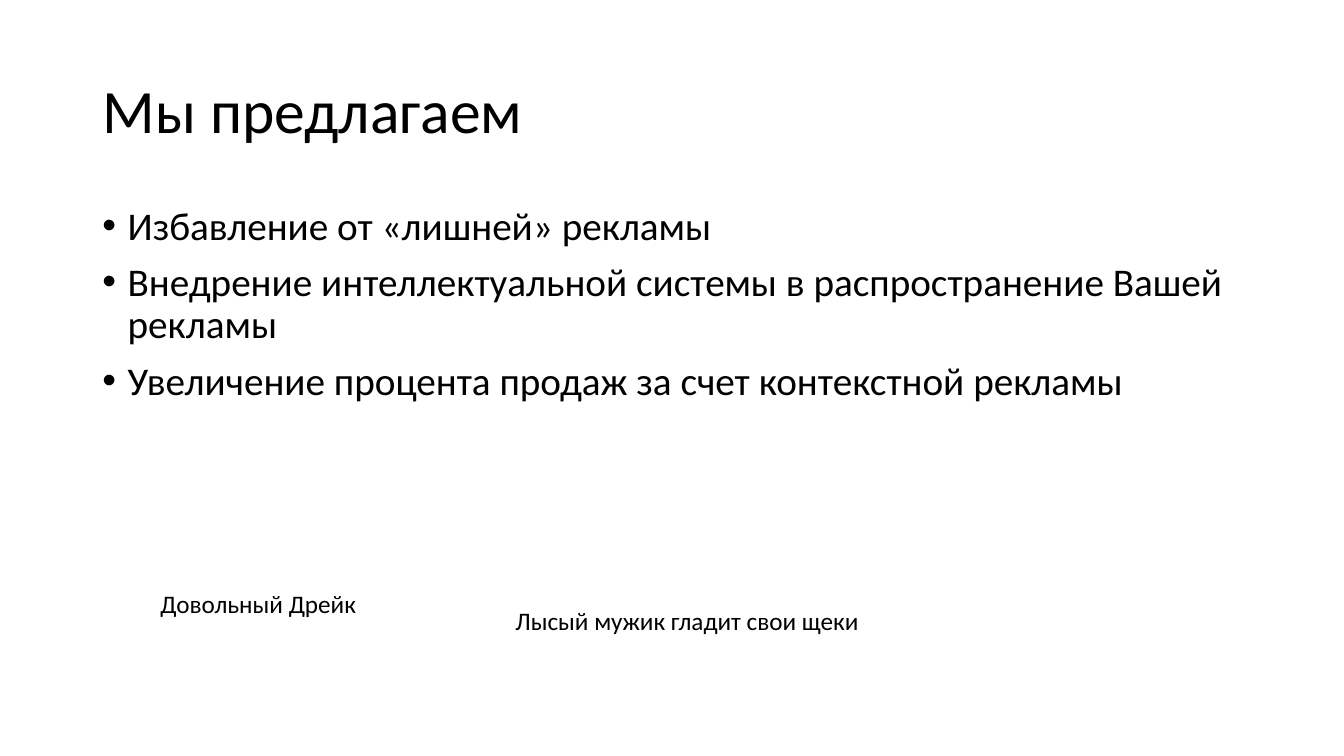
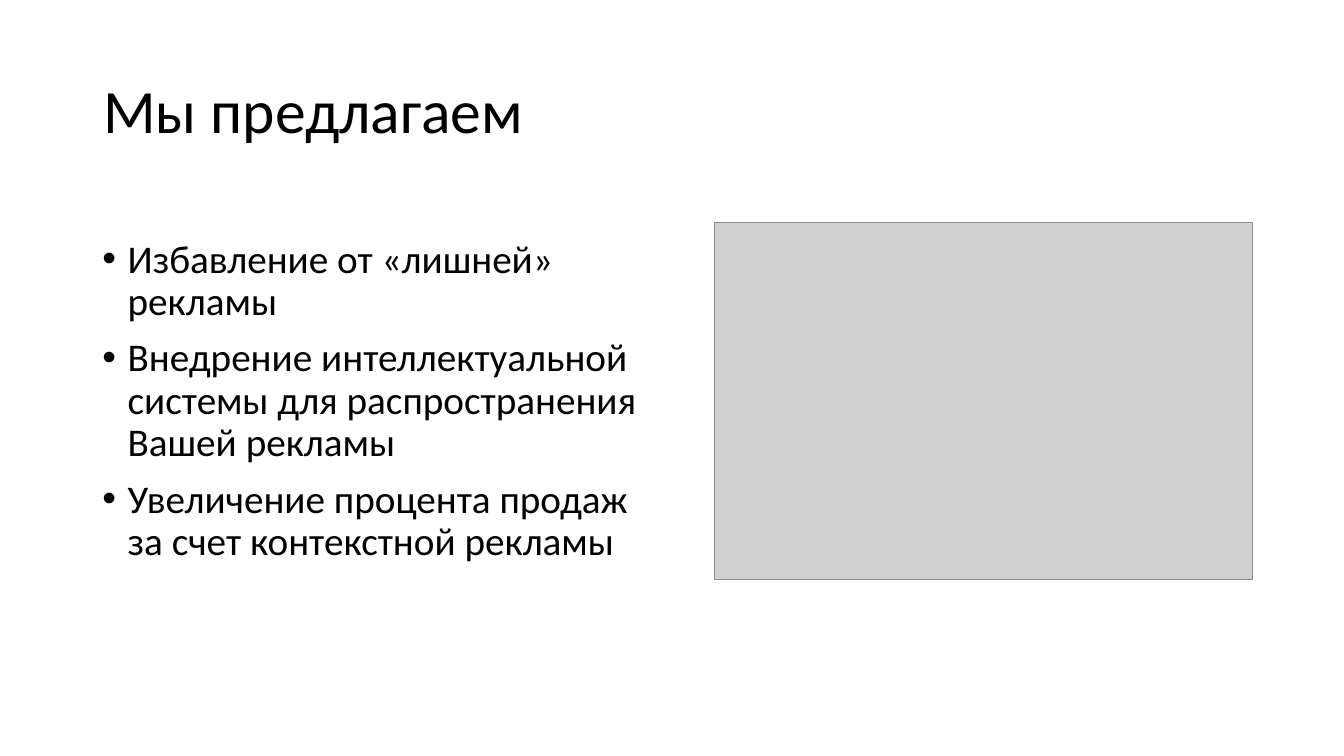
Before and after one commit to vadikko2/Hack_university, a slide deck: slide 3 of Hack_present.pptx. Drawn at 1344x756 pixels with LibreOffice and Linux fonts; fonts in the diff are those of the drawing; grey boxes stand for pictures. Boxes give left, top, right and bottom in pixels: in the first picture for what was removed or moved away, otherwise in the second. Text is boxed around its words. In the diff, an @@ line names an element or a change of style, - is before the commit and + after.

```diff
--- a/Hack_present.pptx
+++ b/Hack_present.pptx
@@ text "Избавление от «лишней» рекламы": place and size @@
-text "Избавление от «лишней» рекламы" at [128, 213, 1222, 402]
+text "Избавление от «лишней» рекламы" at [128, 246, 637, 562]
@@ picture added at [715, 223, 1253, 580] @@
@@ text at [128, 344, 637, 463]: text changed @@
-• Внедрение интеллектуальной системы в распространение Вашей рекламы
+• Внедрение интеллектуальной системы для распространения Вашей рекламы
@@ text removed at [160, 596, 356, 617] @@
-Довольный Дрейк
@@ text removed at [515, 613, 858, 634] @@
-Лысый мужик гладит свои щеки
```
Also in this commit, not shown: 4 other slides changed, 1 slide added, 3 slides removed, 2 other files.
